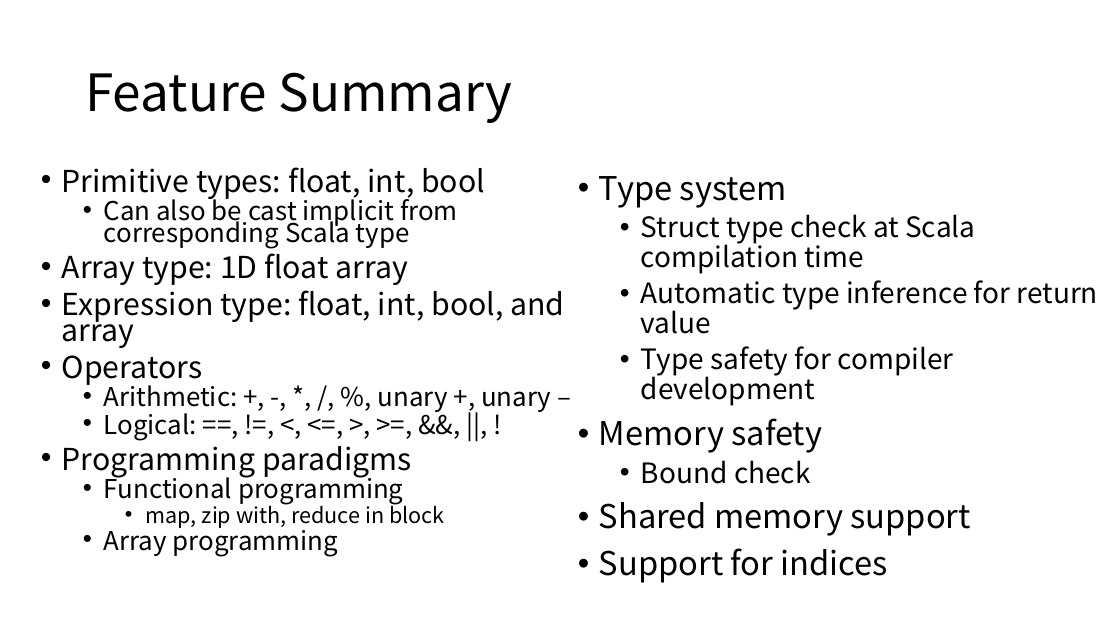
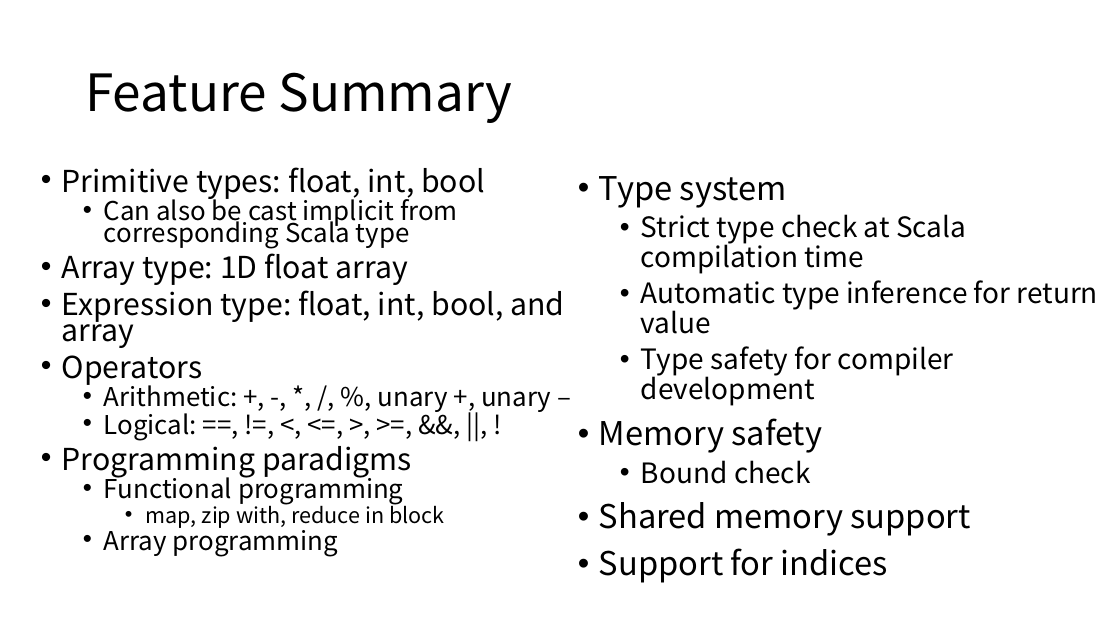
Before and after one commit to ZhenbangYou/A-Functional-Language-for-Parallel-Computing, a slide deck: slide 11 of A Functional Language for Parallel Computing.pptx (slide 5 before the commit). Drawn at 1120x630 pixels with LibreOffice and Linux fonts; fonts in the diff are those of the drawing. Boxes give left, top, right and bottom in pixels: in the first picture for what was removed or moved away, otherwise in the second. Text is boxed around its words. In the diff, an @@ line names an element or a change of style, - is before the commit and + after.

```diff
--- a/A Functional Language for Parallel Computing.pptx
+++ b/A Functional Language for Parallel Computing.pptx
@@ text at <box>641,214,966,274</box>: text changed @@
-  • Struct type check at Scala compilation time
+  • Strict type check at Scala compilation time
```
Also in this commit, not shown: 11 other slides changed, 1 slide added, 1 slide removed.
